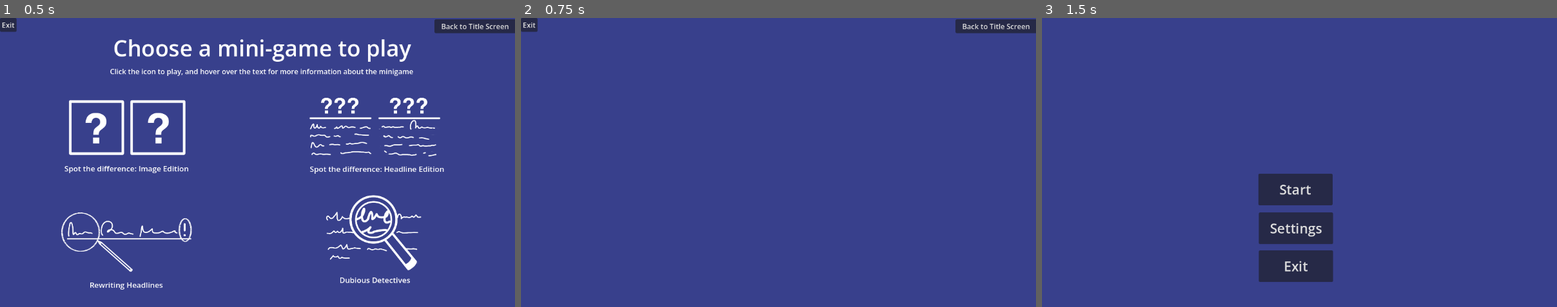
Above: before the commit, frames 1-3 (left to right).
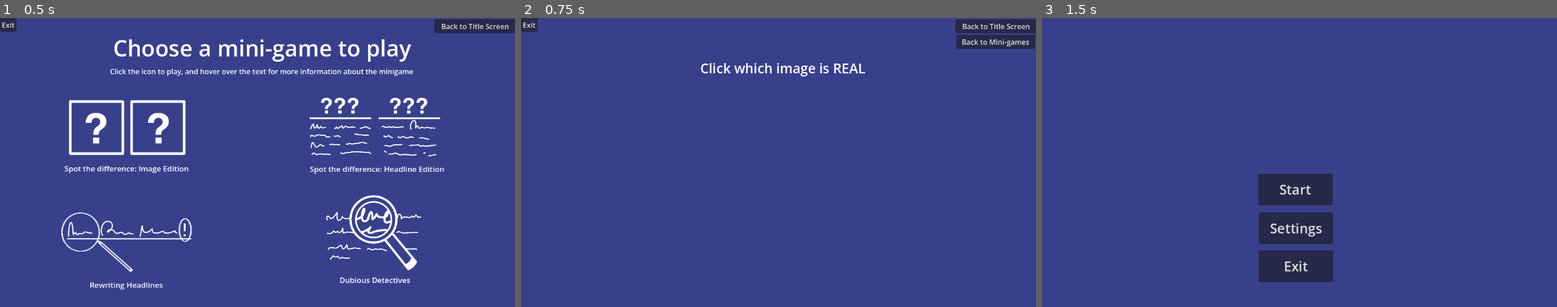
Above: after the commit, the same moments.

Repository: AlexandraWong22054/91906
Game: Godot game, scene res://fourth_window.tscn
Two runs of this game, one before a commit and one after it. Both use one fixed random seed, a clock stepped at 60 frames per second and the inputs below. This scene is started directly instead of the project's main scene.
Inputs (mouse positions are in pixels of both pictures, inside the frame that each line leads up to):
- Up to frame 1 (0.5 s): no input
- Up to frame 2 (0.75 s): click (649, 127) at 0.52 s
- Up to frame 3 (1.5 s): click "Back to Title Screen" at 1.25 s

Frame 1 is identical in both runs. In frame 2, 1.2% of the frame differs, in the area x 34-100%, y 5-21%; in frame 3, nothing differs.

Commit message:
Added Scenes and Return Button
Added scenes for each of the minigames and added a "return to minigames" button in each following window.

Diff:
--- a/Detective.gd
+++ b/Detective.gd
@@ -1,5 +1,4 @@
 extends Button
 
-
-func _on_button_pressed():
+func _on_pressed():
 	get_tree().change_scene_to_file("res://detective.tscn")
--- a/Headlines.gd
+++ b/Headlines.gd
@@ -1,5 +1,5 @@
 extends Button
 
 
-func _on_button_pressed():
+func _on_pressed():
 	get_tree().change_scene_to_file("res://headlines.tscn")
--- /dev/null
+++ b/Minigames.gd
@@ -0,0 +1,6 @@
+extends Button
+
+
+
+func _on_pressed():
+	get_tree().change_scene_to_file("res://fourth_window.tscn")
--- a/Rewrite.gd
+++ b/Rewrite.gd
@@ -1,5 +1,4 @@
 extends Button
 
-
-func _on_button_pressed():
+func _on_pressed():
 	get_tree().change_scene_to_file("res://rewrite.tscn")
--- a/age.gd
+++ b/age.gd
@@ -49,7 +49,7 @@
 	elif int_age > 123: #Error popup if age is over maximum
 		Invalid.show()
 		Old.show()
-	elif int_age < 10 and int_age > 0:
+	elif int_age < 10 and int_age > -1:
 		Invalid.show() #Error popup if age is under minimum
 		Young.show()
 	else:
--- a/detective.tscn
+++ b/detective.tscn
@@ -2,6 +2,7 @@
 
 [ext_resource type="Script" uid="uid://dg5kxfvkrnqnm" path="res://exit.gd" id="1_6abr3"]
 [ext_resource type="Script" uid="uid://fcbp5u37bxsv" path="res://main_menu.gd" id="2_gto81"]
+[ext_resource type="Script" uid="uid://b3o4v3erkcgxw" path="res://Minigames.gd" id="3_gto81"]
 
 [node name="Detective" type="Control" unique_id=999947224]
 layout_mode = 3
@@ -28,5 +29,15 @@
 "
 script = ExtResource("2_gto81")
 
+[node name="Minigames" type="Button" parent="." unique_id=177995778]
+layout_mode = 0
+offset_left = 974.0
+offset_top = 38.0
+offset_right = 1150.0
+offset_bottom = 69.0
+text = "Back to Mini-games"
+script = ExtResource("3_gto81")
+
 [connection signal="pressed" from="Exit" to="Exit" method="_on_pressed"]
 [connection signal="pressed" from="Main Menu" to="Main Menu" method="_on_pressed"]
+[connection signal="pressed" from="Minigames" to="Minigames" method="_on_pressed"]
--- a/fourth_window.tscn
+++ b/fourth_window.tscn
@@ -165,7 +165,7 @@
 [node name="Label" type="Label" parent="Spot2/PanelContainer" unique_id=1399724787]
 layout_mode = 2
 mouse_filter = 0
-text = "Pick between 2 new headlines. One will
+text = "Pick between 2 news headlines. One will
 be made up. The other will be a real
 headline. Pick which one is real and earn
 points for each correct answer."
@@ -242,7 +242,9 @@
 script = ExtResource("11_8fga5")
 
 [connection signal="pressed" from="Diffspot1/Button" to="Diffspot1/Button" method="_on_pressed"]
-[connection signal="pressed" from="Headlines/Button" to="Diffspot1/Button" method="_on_button_pressed"]
+[connection signal="pressed" from="Headlines/Button" to="Headlines/Button" method="_on_pressed"]
+[connection signal="pressed" from="Rewrite/Button" to="Rewrite/Button" method="_on_pressed"]
+[connection signal="pressed" from="Detective2/Button" to="Detective2/Button" method="_on_pressed"]
 [connection signal="mouse_entered" from="Spot1" to="Spot1" method="_on_mouse_entered"]
 [connection signal="mouse_exited" from="Spot1" to="Spot1" method="_on_mouse_exited"]
 [connection signal="mouse_entered" from="Spot2" to="Spot2" method="_on_mouse_entered"]
--- a/headlines.tscn
+++ b/headlines.tscn
@@ -2,6 +2,7 @@
 
 [ext_resource type="Script" uid="uid://dg5kxfvkrnqnm" path="res://exit.gd" id="1_nibf4"]
 [ext_resource type="Script" uid="uid://fcbp5u37bxsv" path="res://main_menu.gd" id="2_i8lqn"]
+[ext_resource type="Script" uid="uid://b3o4v3erkcgxw" path="res://Minigames.gd" id="3_i8lqn"]
 
 [node name="Headlines" type="Control" unique_id=614821983]
 layout_mode = 3
@@ -28,5 +29,15 @@
 "
 script = ExtResource("2_i8lqn")
 
+[node name="Minigames" type="Button" parent="." unique_id=1466557738]
+layout_mode = 0
+offset_left = 974.0
+offset_top = 38.0
+offset_right = 1150.0
+offset_bottom = 69.0
+text = "Back to Mini-games"
+script = ExtResource("3_i8lqn")
+
 [connection signal="pressed" from="Exit" to="Exit" method="_on_pressed"]
 [connection signal="pressed" from="Main Menu" to="Main Menu" method="_on_pressed"]
+[connection signal="pressed" from="Minigames" to="Minigames" method="_on_pressed"]
--- a/real_or_ai.tscn
+++ b/real_or_ai.tscn
@@ -2,6 +2,7 @@
 
 [ext_resource type="Script" uid="uid://dg5kxfvkrnqnm" path="res://exit.gd" id="1_kaobr"]
 [ext_resource type="Script" uid="uid://fcbp5u37bxsv" path="res://main_menu.gd" id="2_gmhob"]
+[ext_resource type="Script" uid="uid://b3o4v3erkcgxw" path="res://Minigames.gd" id="3_gmhob"]
 
 [node name="Real or AI" type="Control" unique_id=842895873]
 layout_mode = 3
@@ -28,5 +29,24 @@
 "
 script = ExtResource("2_gmhob")
 
+[node name="Minigames" type="Button" parent="." unique_id=1772680752]
+layout_mode = 0
+offset_left = 974.0
+offset_top = 38.0
+offset_right = 1150.0
+offset_bottom = 69.0
+text = "Back to Mini-games"
+script = ExtResource("3_gmhob")
+
+[node name="Label" type="Label" parent="." unique_id=736046539]
+layout_mode = 0
+offset_left = 401.0
+offset_top = 91.0
+offset_right = 770.0
+offset_bottom = 133.0
+theme_override_font_sizes/font_size = 30
+text = "Click which image is REAL"
+
 [connection signal="pressed" from="Exit" to="Exit" method="_on_pressed"]
 [connection signal="pressed" from="Main Menu" to="Main Menu" method="_on_pressed"]
+[connection signal="pressed" from="Minigames" to="Minigames" method="_on_pressed"]
--- a/rewrite.tscn
+++ b/rewrite.tscn
@@ -2,6 +2,7 @@
 
 [ext_resource type="Script" uid="uid://dg5kxfvkrnqnm" path="res://exit.gd" id="1_vm75w"]
 [ext_resource type="Script" uid="uid://fcbp5u37bxsv" path="res://main_menu.gd" id="2_7vafg"]
+[ext_resource type="Script" uid="uid://b3o4v3erkcgxw" path="res://Minigames.gd" id="3_7vafg"]
 
 [node name="Rewrite" type="Control" unique_id=349311659]
 layout_mode = 3
@@ -28,5 +29,15 @@
 "
 script = ExtResource("2_7vafg")
 
+[node name="Minigames" type="Button" parent="." unique_id=306817610]
+layout_mode = 0
+offset_left = 974.0
+offset_top = 38.0
+offset_right = 1150.0
+offset_bottom = 69.0
+text = "Back to Mini-games"
+script = ExtResource("3_7vafg")
+
 [connection signal="pressed" from="Exit" to="Exit" method="_on_pressed"]
 [connection signal="pressed" from="Main Menu" to="Main Menu" method="_on_pressed"]
+[connection signal="pressed" from="Minigames" to="Minigames" method="_on_pressed"]
Not shown, added: Minigames.gd.uid
